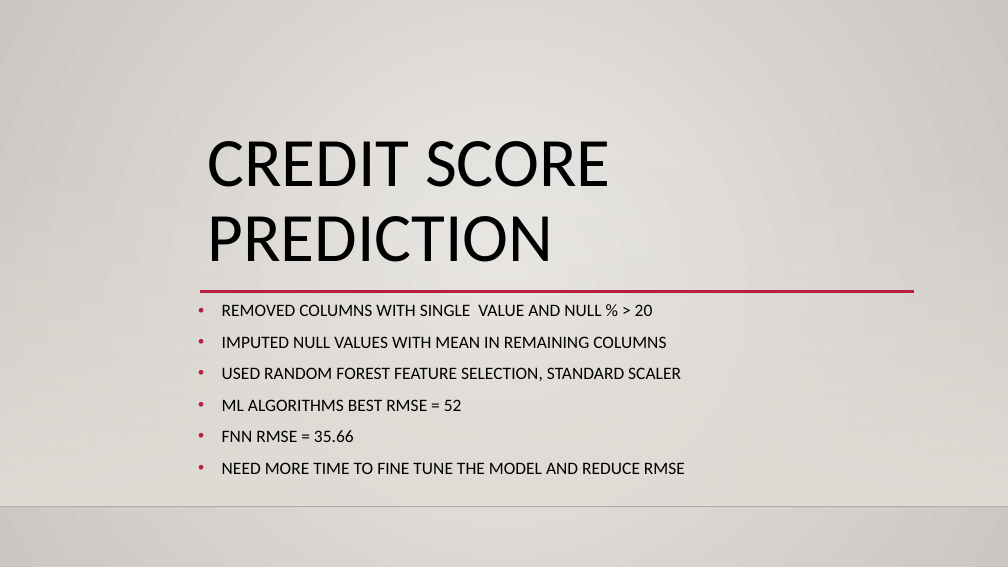
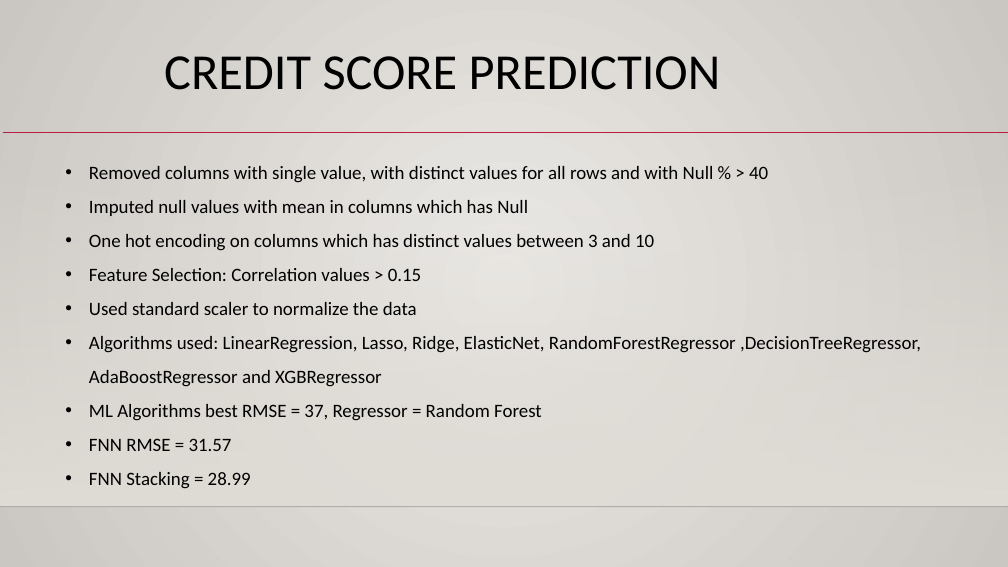
Before and after one commit to AnishKanth/Hackathon, a slide deck: slide 1 of Hackathon.pptx. Drawn at 1008x567 pixels with LibreOffice and Linux fonts; fonts in the diff are those of the drawing; background and template pictures are left out. Boxes give left, top, right and bottom in pixels: in the first picture for what was removed or moved away, otherwise in the second. Text is boxed around its words. In the diff, an @@ line names an element or a change of style, - is before the commit and + after.

```diff
--- a/Hackathon.pptx
+++ b/Hackathon.pptx
@@ text "CREDIT SCORE PREDICTION": place and size @@
-text "CREDIT SCORE PREDICTION" at [207, 141, 610, 262]
+text "CREDIT SCORE PREDICTION" at [164, 56, 721, 90]
@@ text "CREDIT SCORE PREDICTION" at [164, 56, 721, 90]: size 66 to 48 pt; line spacing 0.9 to 1; vertical alignment bottom to top @@
@@ line added from (3, 132) to (1008, 132), #B71E42 1.75 pt @@
@@ text added at [89, 166, 921, 489], 18 pt, text #000000 @@
+  • Removed columns with single value, with distinct values for all rows and with Null % > 40
+  • Imputed null values with mean in columns which has Null
+  • One hot encoding on columns which has distinct values between 3 and 10
+  • Feature Selection: Correlation values > 0.15
+  • Used standard scaler to normalize the data
+  • Algorithms used: LinearRegression, Lasso, Ridge, ElasticNet, RandomForestRegressor ,DecisionTreeRegressor, AdaBoostRegressor and XGBRegressor
+  • ML Algorithms best RMSE = 37, Regressor = Random Forest
+  • FNN RMSE = 31.57
+  • FNN Stacking = 28.99
@@ line removed from (200, 292) to (914, 292) @@
@@ subtitle removed at [222, 304, 685, 474] @@
-• REMOVED COLUMNS WITH SINGLE VALUE AND NULL % > 20
-• IMPUTED NULL VALUES WITH MEAN IN REMAINING COLUMNS
-• USED RANDOM FOREST FEATURE SELECTION, STANDARD SCALER
-• ML ALGORITHMS BEST RMSE = 52
-• FNN RMSE = 35.66
-• NEED MORE TIME TO FINE TUNE THE MODEL AND REDUCE RMSE
```
Also in this commit, not shown: 1 other slide changed, 1 slide added, 1 slide removed, 2 other files.
